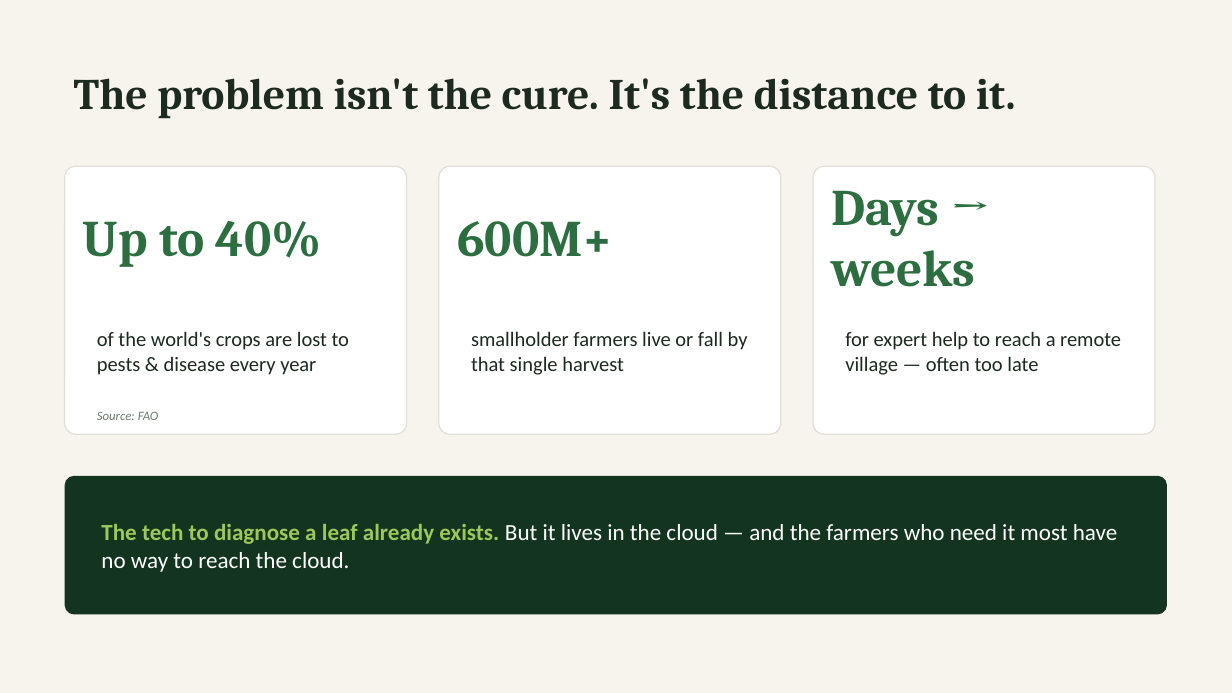
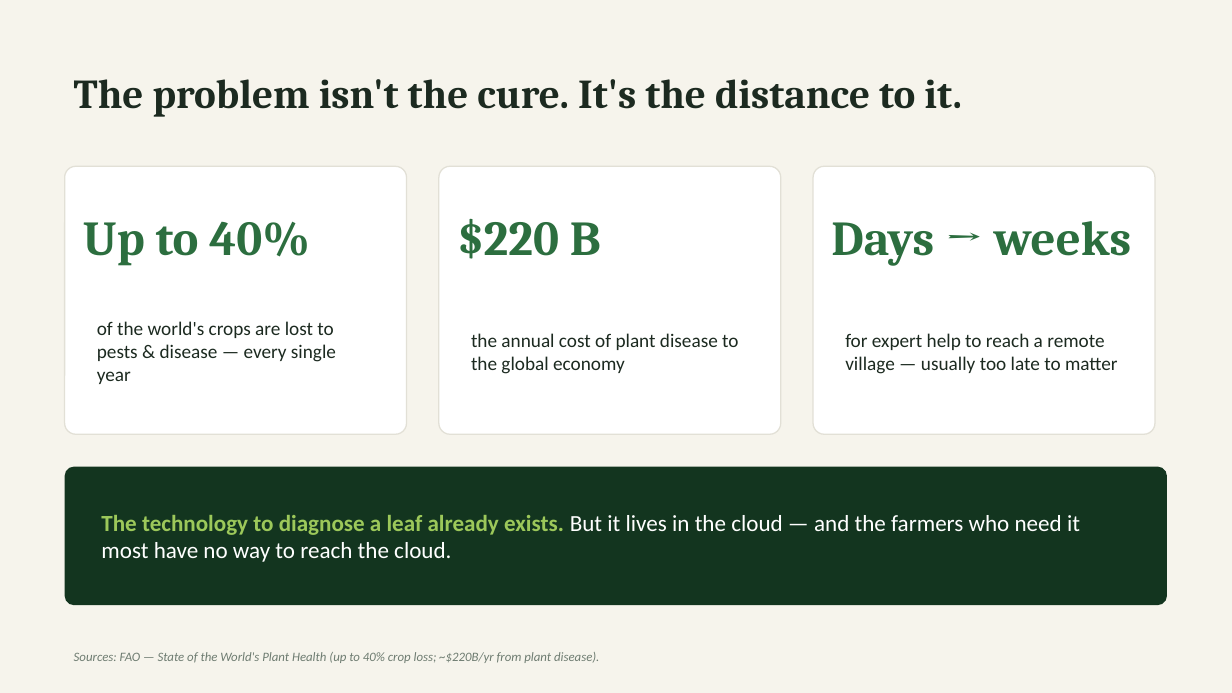
Before and after one commit to ag1170-pixel/AgriMesh, a slide deck: slide 3 of AgriMesh_Pitch.pptx. Drawn at 1232x693 pixels with LibreOffice and Linux fonts; fonts in the diff are those of the drawing. Boxes give left, top, right and bottom in pixels: in the first picture for what was removed or moved away, otherwise in the second. Text is boxed around its words. In the diff, an @@ line names an element or a change of style, - is before the commit and + after.

```diff
--- a/AgriMesh_Pitch.pptx
+++ b/AgriMesh_Pitch.pptx
@@ text "The problem isn't the cure. ..." at bbox=[74, 79, 962, 117]: size 34 to 32 pt @@
@@ text "Up to 40%" at bbox=[83, 222, 310, 265]: size 40 to 38 pt @@
@@ text "Days → weeks" at bbox=[831, 221, 1131, 265]: size 40 to 38 pt @@
@@ text at bbox=[457, 218, 601, 259]: text changed; size 40 to 38 pt @@
-600M+
+$220 B
@@ text at bbox=[97, 321, 336, 384]: text changed; size 16 to 15 pt @@
-of the world's crops are lost to pests & disease every year
+of the world's crops are lost to pests & disease — every single year
@@ text at bbox=[471, 333, 738, 374]: text changed; size 16 to 15 pt @@
-smallholder farmers live or fall by that single harvest
+the annual cost of plant disease to the global economy
@@ text at bbox=[845, 333, 1118, 374]: text changed; size 16 to 15 pt @@
-for expert help to reach a remote village — often too late
+for expert help to reach a remote village — usually too late to matter
@@ text removed at bbox=[97, 411, 159, 420] @@
-Source: FAO
@@ rounded rectangle: place and size @@
-rounded rectangle at bbox=[65, 476, 1167, 615]
+rounded rectangle at bbox=[65, 467, 1167, 605]
@@ text at bbox=[101, 515, 1080, 562]: text changed @@
-The tech to diagnose a leaf already exists. But it lives in the cloud — and the farmers who need it most have no way to reach the cloud.
+The technology to diagnose a leaf already exists. But it lives in the cloud — and the farmers who need it most have no way to reach the cloud.
@@ text added at bbox=[74, 652, 599, 663], 10 pt, text #6E7C71, italic @@
+Sources: FAO — State of the World's Plant Health (up to 40% crop loss; ~$220B/yr from plant disease).
```
Also in this commit, not shown: 7 other slides changed, 4 slides added, 1 slide removed, 1 other file.
